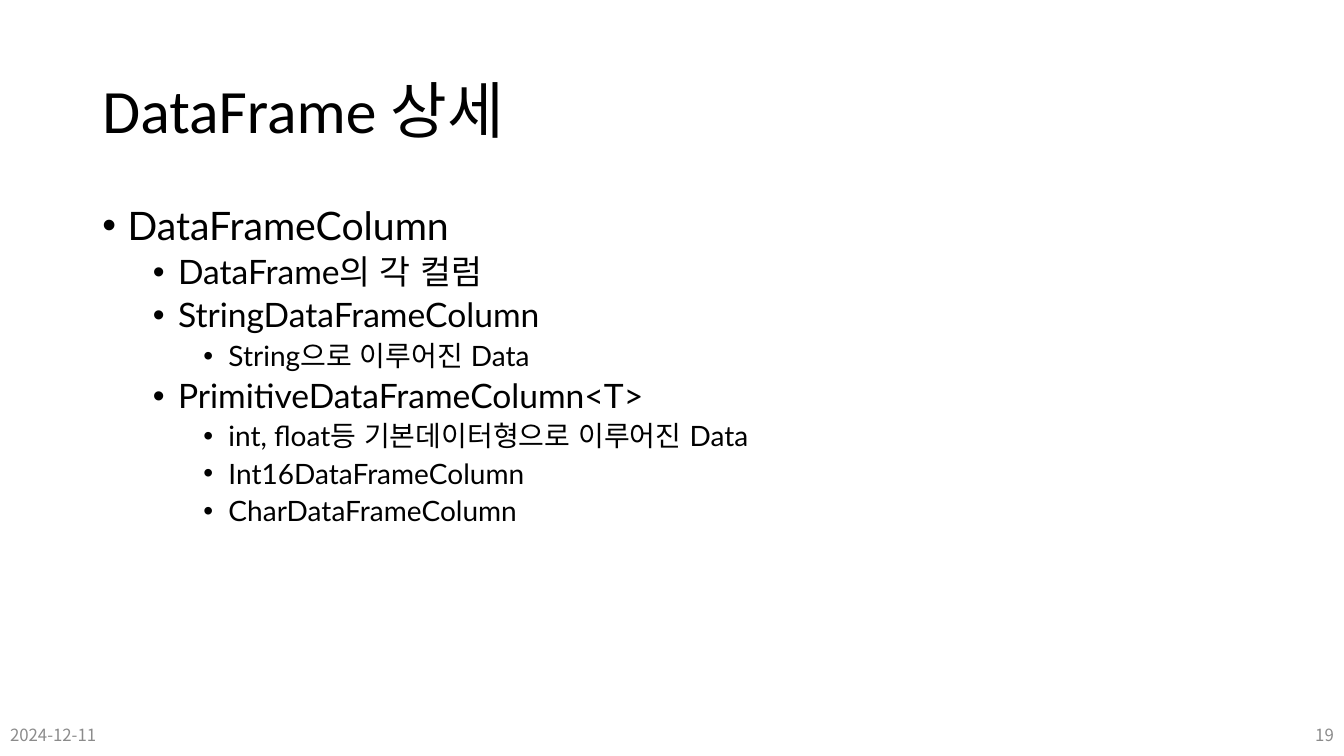
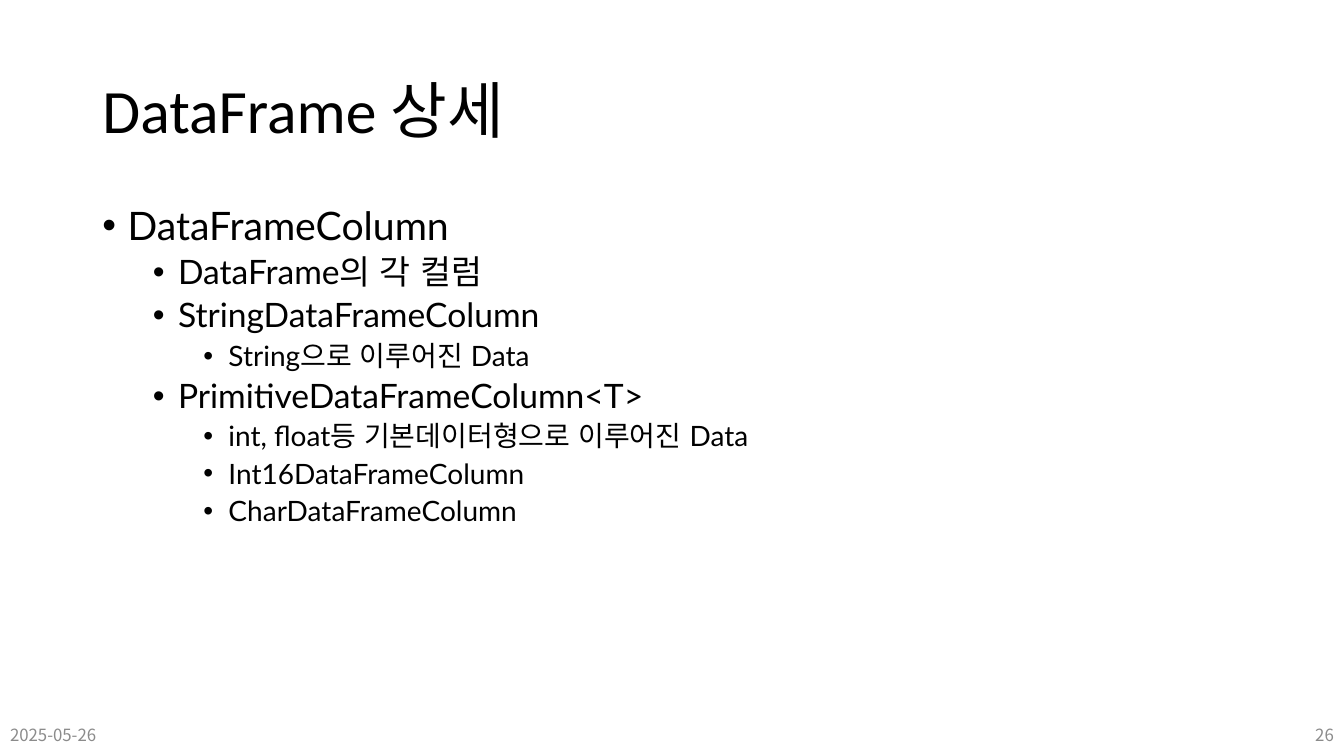
Before and after one commit to Leader-Lesson/KDT_SF_Short_5th, a slide deck: slide 26 of material/20_CSharp_WPF (Dataframe).pptx (slide 19 before the commit). Drawn at 1344x756 pixels with LibreOffice and Linux fonts; fonts in the diff are those of the drawing; background and template pictures are left out. Boxes give left, top, right and bottom in pixels: in the first picture for what was removed or moved away, otherwise in the second. Text is boxed around its words. In the diff, an @@ line names an element or a change of style, - is before the commit and + after.

```diff
--- a/material/20_CSharp_WPF (Dataframe).pptx
+++ b/material/20_CSharp_WPF (Dataframe).pptx
@@ text at [10,728,96,741]: text changed @@
-2024-12-11
+2025-05-26
@@ page number at [1315,728,1334,741]: text changed @@
-19
+26
```
Also in this commit, not shown: 27 other slides changed, 7 slides added, 8 other files.
